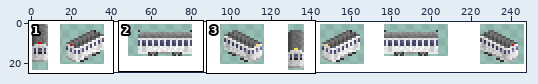
A sprite sheet gets an edit: src/trams/okayama/3000/oka3000_bse.png. The picture above shows the old version from afar; the outline marks the close-up.
Close-up. Before the commit:
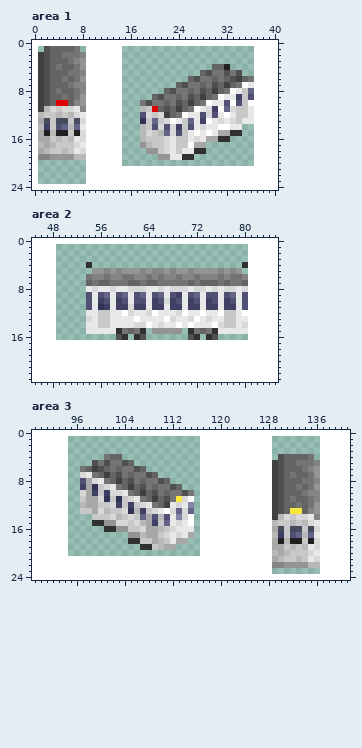
The file is 248x25 pixels. Colours within 5 levels of each other are drawn and written as one. Shown: area 1: x 0..40, y 0..24; area 2: x 45..85, y 0..23; area 3: x 89..141, y 0..24. The commit also changed other parts of the picture, which this record leaves out.
New version:
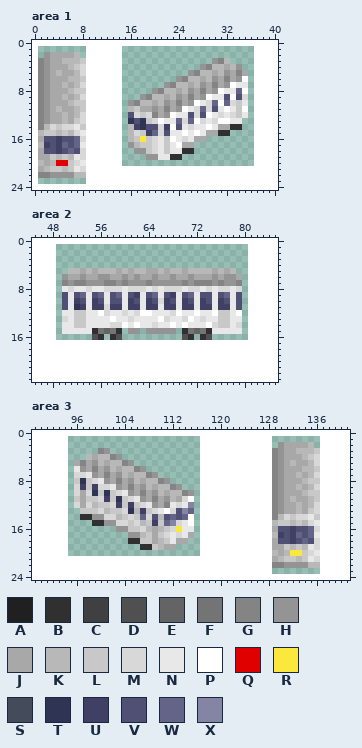
Palette (. is transparent): A #202020  B #303030  C #404040  D #505050  E #646464  F #747474  G #848484  H #949494  J #a8a8a8  K #b8b8b8  L #c8c8c8  M #d8d8d8  N #e8e8e8  P #ffffff  Q #e00000  R #fce83c  S #444c5c  T #303454  U #404064  V #505074  W #646488  X #8484a4
What changed:
Changed rows in their new state; - is an unchanged pixel.
Area 1:
first column x 1:
 1 -......-----------------------------
 2 .HJJJJK.----------------------------
 3 GHJJKKKL---------------------HGK----
 4 GHJJJKLM-------------------HGKKJKH--
 5 GHJKJJKM-----------------HGKKJKHJGJ-
 6 GHJJJKKL---------------HGKKJKHJGJHP.
 7 GHJJKJKM-------------HGKKJKHJGJHPNN.
 8 GHJJJKLL-----------HGKKJKHJGJHPNNWP.
 9 GHJJKJKM---------HGKKJKHJGJHPNNVPVM.
10 GHJJJKLL-------HGKKJKHJGJHPNMWPWMLN.
11 GHJKJJKL-------KLJJHJGJHPNMW-VNPN-P.
12 GHJJKJKM-------VML-GJHPNNVM-PNMNM-N.
13 GHJJKJL--------TV--MPNNWM-PMNMPPNN..
14 GKMLMMNL-------KUTV--UPVNM-NP-JJBB--
15 KLLKLKMN-------KMLUWMVNNP---JJBB..--
16 -VVUVVW--------KLR-MNLPNM-JJ....----
17 -UVUWVW--------HKLLMNL-PJJ..--------
18 -VVUVWV---------HHLMNL-NBB..--------
19 JJLKLKNM----------HHNNBB..----------
20 KJKQQLMN----------------------------
21 JKLLKLNM----------------------------
22 GGHHHHKK----------------------------
Area 2:
first column x 50:
 4 ----.-------------------------.
 5 -KKJKJKKKJKJKKJJKJKKJKKKKJKJK.-
 6 HJJHJJHHJJHJHJJHJJHJJHJJJHJHHJ.
 7 GHGGHHHGGHGHHHGHHHHHGHGGGHGHHG.
 8 NMNNMN-M-M-----MNM--NM-NMNM-NM.
 9 VNVWNVWNVWNVUNVWNVUNVWNV-NVWNV.
10 VNUVNUVNVVNU-NUVMUVNUVNUVNUVNV.
11 VNTUNUUMU-NU-NU-NU-NU-NU-NU-NV.
12 NNLL--PM--MNMPPN--MPN-PN-PL-NP.
13 MNLLN-NNP--MN---PMN-MPNMN-L-N-.
14 NNLL--NNMMP-PNNMN-PNPN--PML-NM.
15 NNNN-BFEF-.HH.H----.BFEFBN----.
16 -----DB-B-.-..------DB.BD.-----
Area 3:
first column x 96:
 2 ----------------------------------HJJJJK-
 3 ----GH---------------------------GHJJKKKL
 4 --KJKKGH-------------------------GHJJJKLM
 5 JGJHKJKKGH-----------------------GHJKJJKM
 6 NHJGJHKJKKGH---------------------GHJJJKKL
 7 M--HJGJHKJKKGH-------------------GHJJKJKM
 8 LTL--HJGJHKJKKGH-----------------GHJJJKLL
 9 M-LUM--HJGJHKJKKGH---------------GHJJKJKM
10 MJMT-TL--HJGJHKJKKGH-------------GHJJJKLL
11 LJLL-U-----HJGJHKJ---------------GHJKJJKL
12 MJMK---------HJG-----------------GHJJKJKM
13 ---L-------------VX--------------GHJJKJLM
14 -BBHHM------M---WVW--------------G------L
15 ------------L---X------------------------
16 -----..-----K----R----------------VVUVVW-
17 ------------L----------------------VU-V--
18 ----------------------------------VVUVWV-
20 ------------------------------------RR---
